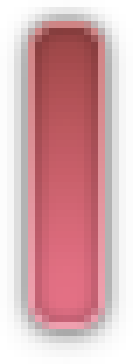
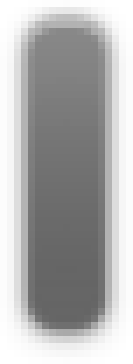
Layered file, before and after one edit (w=133, h=364). Changes by layer:
hid "Highlighted" over [28, 21, 105, 329]
showed "Background" over [28, 21, 105, 329]
